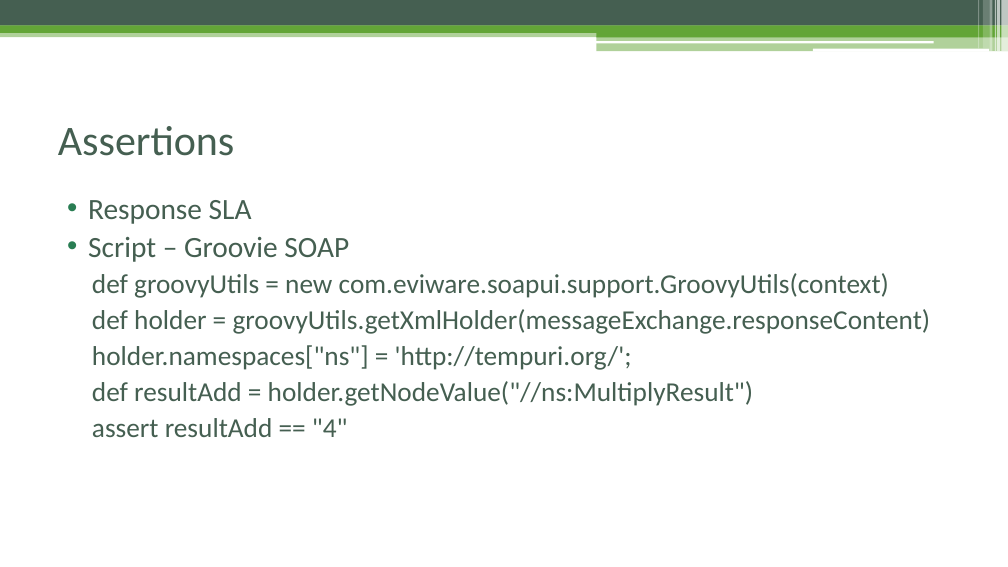
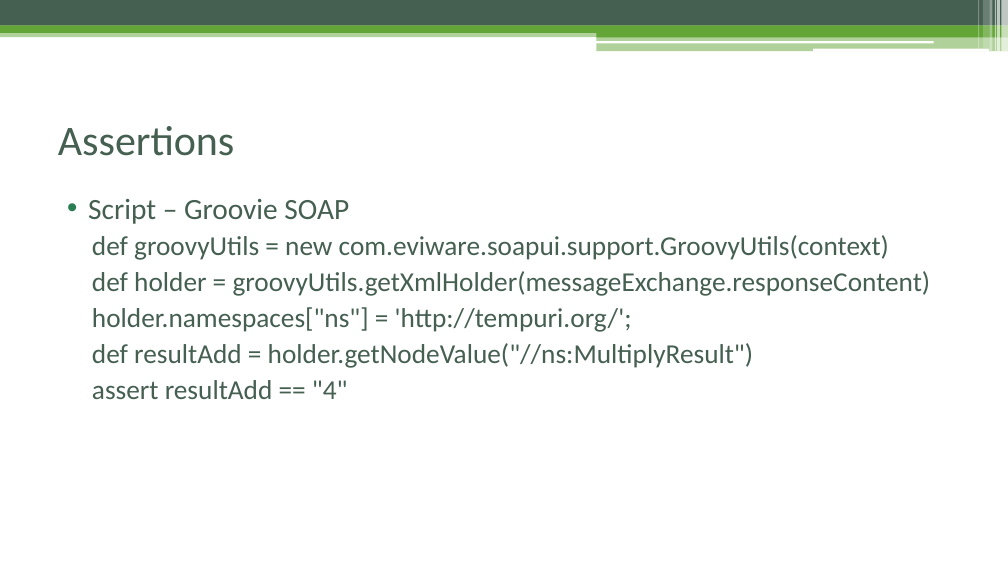
Before and after one commit to czyzyk29/SoapUI_Workshop, a slide deck: slide 32 of Warsztat_soapUI.pptx. Drawn at 1008x567 pixels with LibreOffice and Linux fonts; fonts in the diff are those of the drawing. Boxes give left, top, right and bottom in pixels: in the first picture for what was removed or moved away, otherwise in the second. Text is boxed around its words. In the diff, an @@ line names an element or a change of style, - is before the commit and + after.

```diff
--- a/Warsztat_soapUI.pptx
+++ b/Warsztat_soapUI.pptx
@@ text at bbox=[88, 200, 252, 224]: paragraph removed @@
-• Response SLA
```
Also in this commit, not shown: 15 other slides changed, 2 slides added, 10 other files.
